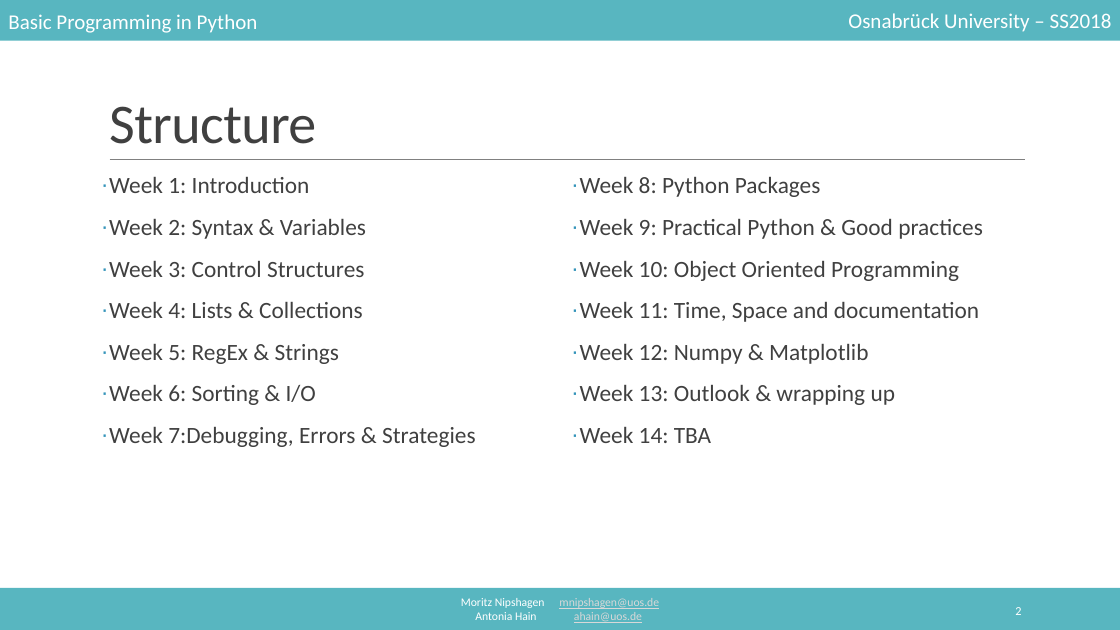
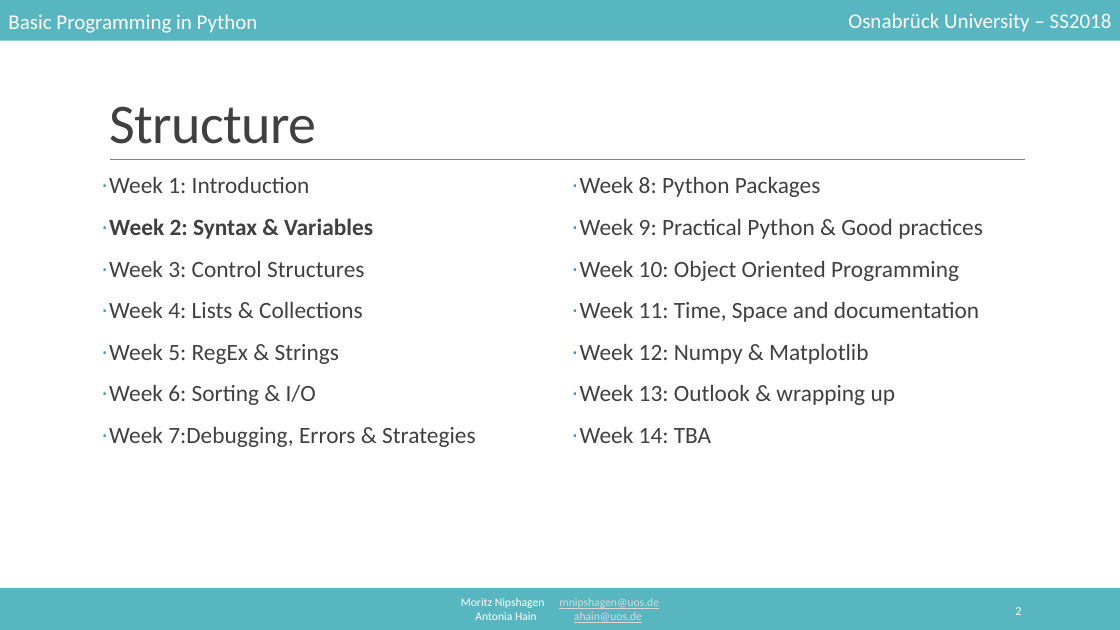
Before and after one commit to mnipshagen/monty, a slide deck: slide 2 of 2018/02/Syntax_and_variables.pptx. Drawn at 1120x630 pixels with LibreOffice and Linux fonts; fonts in the diff are those of the drawing. Boxes give left, top, right and bottom in pixels: in the first picture for what was removed or moved away, otherwise in the second. Text is boxed around its words. In the diff, an @@ line names an element or a change of style, - is before the commit and + after.

```diff
--- a/2018/02/Syntax_and_variables.pptx
+++ b/2018/02/Syntax_and_variables.pptx
@@ text at bbox=[109, 218, 373, 239]: bold on in "Week 2: Syntax & Variables" @@
```
Also in this commit, not shown: 30 slides added, 1 slide removed, 13 other files.
